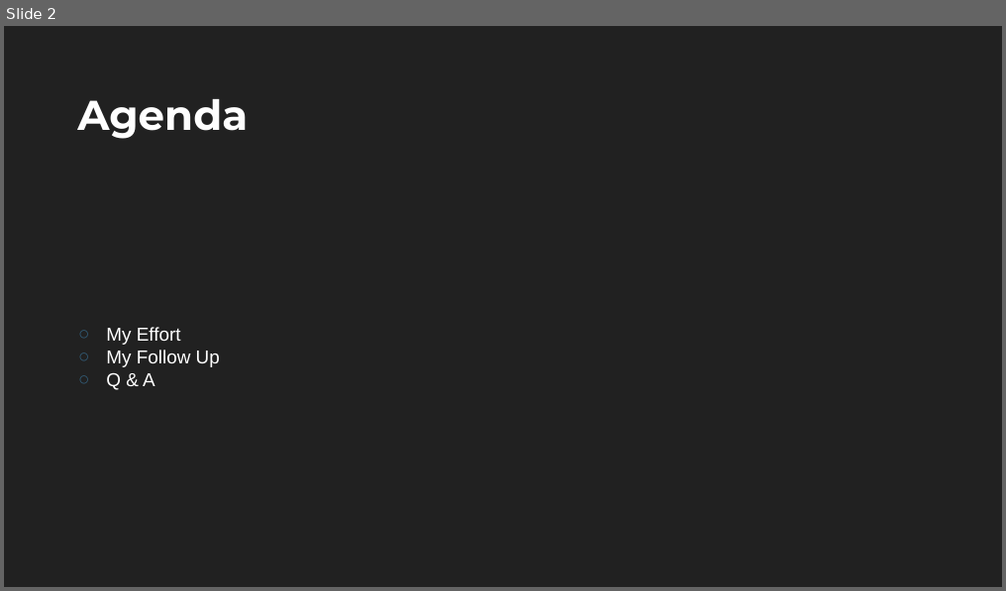
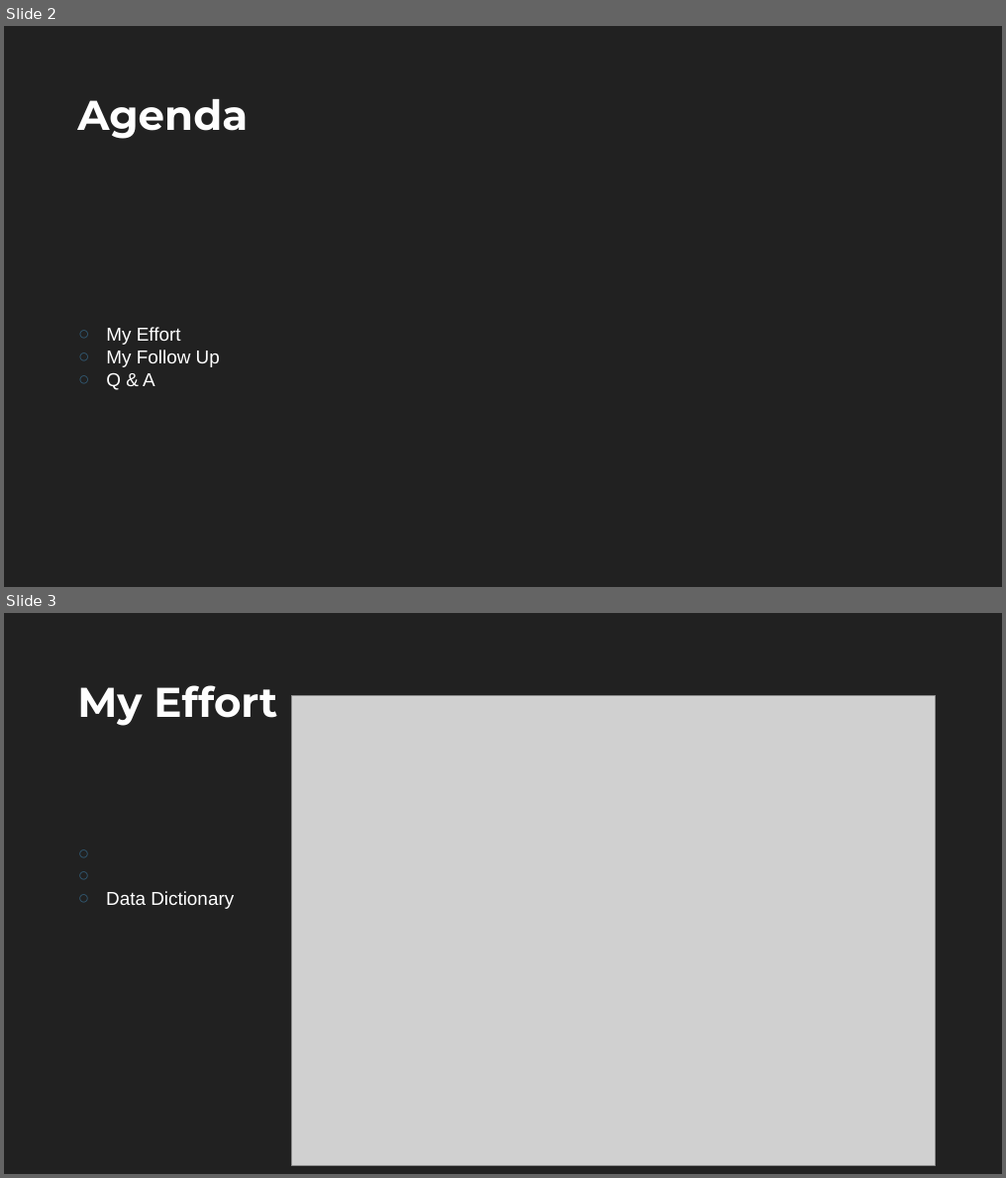
Before and after one commit to sealbamboo/DSme, a slide deck: Pro2/Project 2-Presentation.pptx. Shown one above the other, each under a label of ours: slide 2 before the commit, slides 2 and 3 after it. The pictures are 1006x591 and 1006x1178 pixels, drawn with LibreOffice and Linux fonts; fonts in the diff are those of the drawing; grey boxes stand for pictures; background and template pictures are left out. Boxes give left, top, right and bottom in pixels: in the first picture for what was removed or moved away, otherwise in the second. Text is boxed around its words. In the diff, an @@ line names an element or a change of style, - is before the commit and + after.

```diff
--- a/Pro2/Project 2-Presentation.pptx
+++ b/Pro2/Project 2-Presentation.pptx
@@ slide 3 added at (4, 613, 1002, 1174), background #212121 @@
@@ text added at (77, 685, 277, 726), 40 pt, text #FEFEFE, bold @@
+My Effort
@@ picture added at (291, 695, 936, 1166) @@
@@ text added at (106, 891, 234, 909), 18 pt, text #FFFFFF @@
+○ Data Dictionary
```
Also in this commit, not shown: 2 slides changed, 9 other files.
